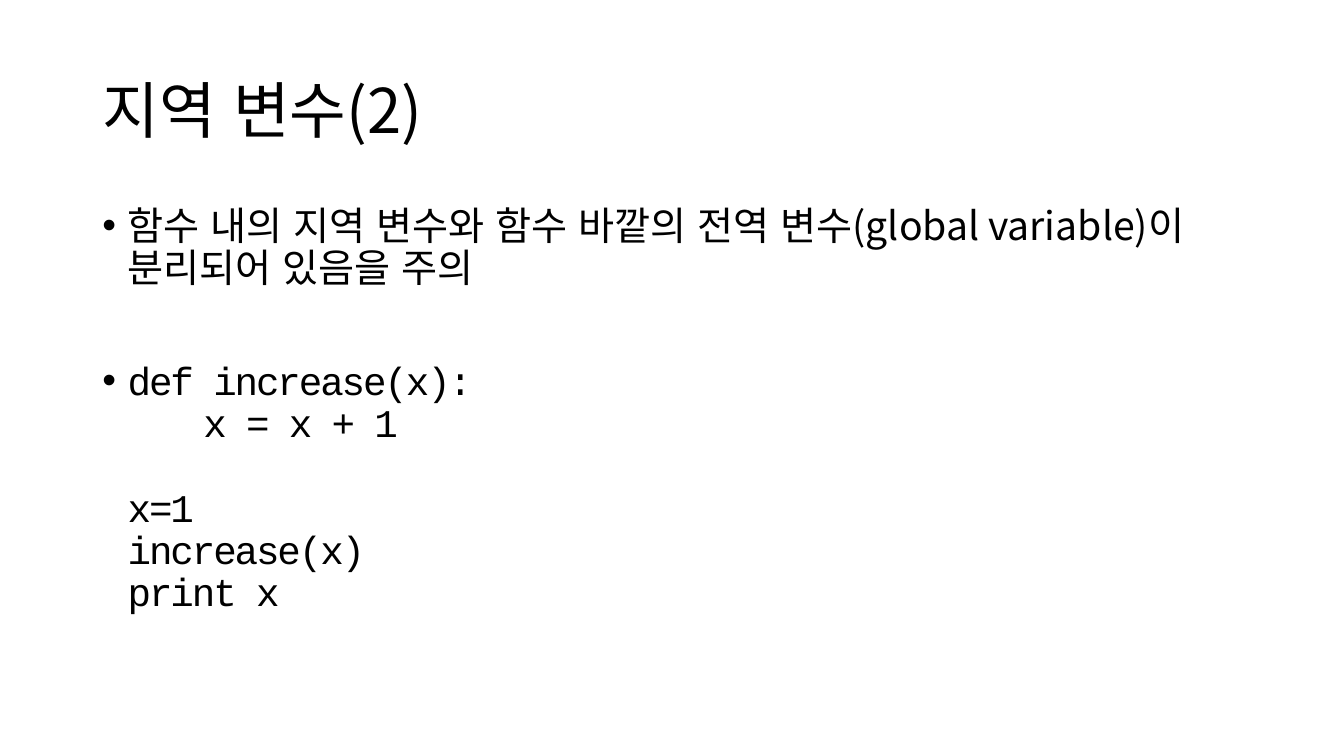
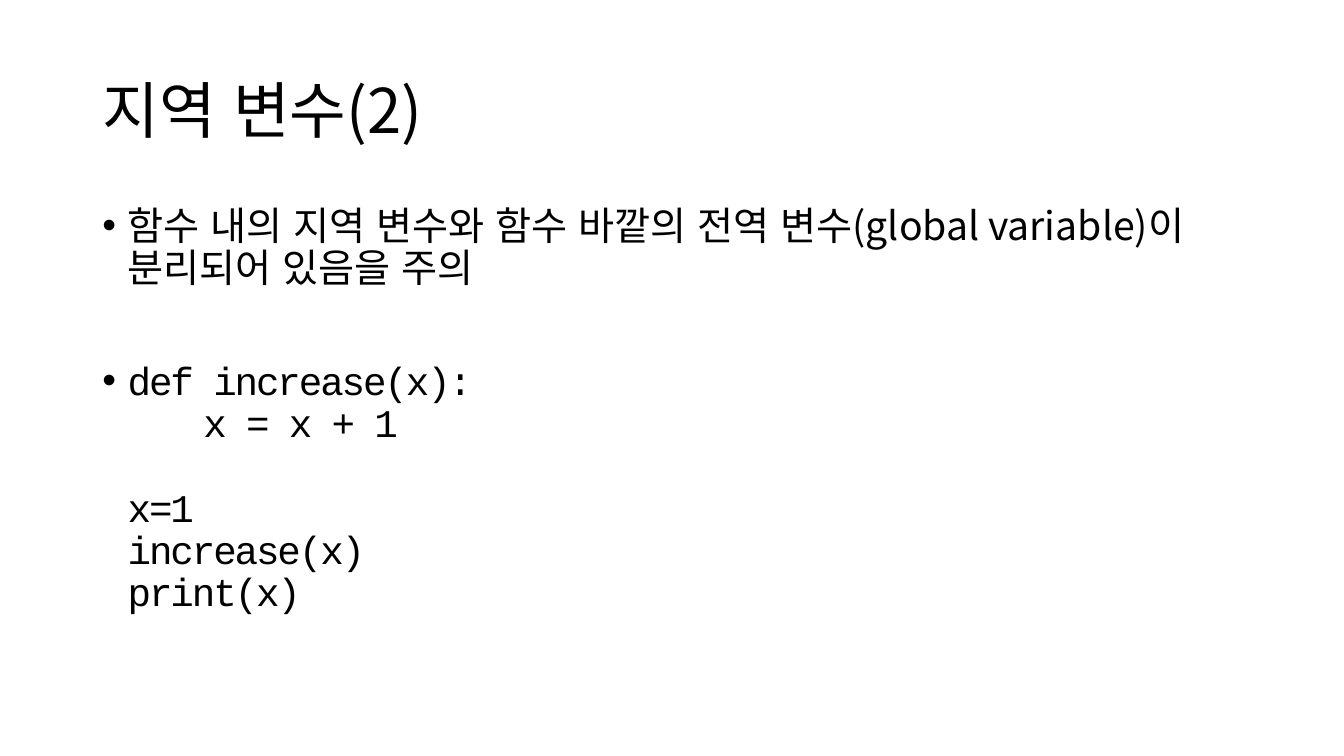
Before and after one commit to ksublee/SPuP, a slide deck: slide 12 of ppt/Python_4_함수.pptx. Drawn at 1344x756 pixels with LibreOffice and Linux fonts; fonts in the diff are those of the drawing. Boxes give left, top, right and bottom in pixels: in the first picture for what was removed or moved away, otherwise in the second. Text is boxed around its words. In the diff, an @@ line names an element or a change of style, - is before the commit and + after.

```diff
--- a/ppt/Python_4_함수.pptx
+++ b/ppt/Python_4_함수.pptx
@@ text at (128, 367, 472, 614): text changed @@
-• def increase(x):
-  x = x + 1
-  x=1
-  increase(x)
-  print x
+• def increase(x):
+  x = x + 1
+  x=1
+  increase(x)
+  print(x)
```
Also in this commit, not shown: 6 other slides changed.
